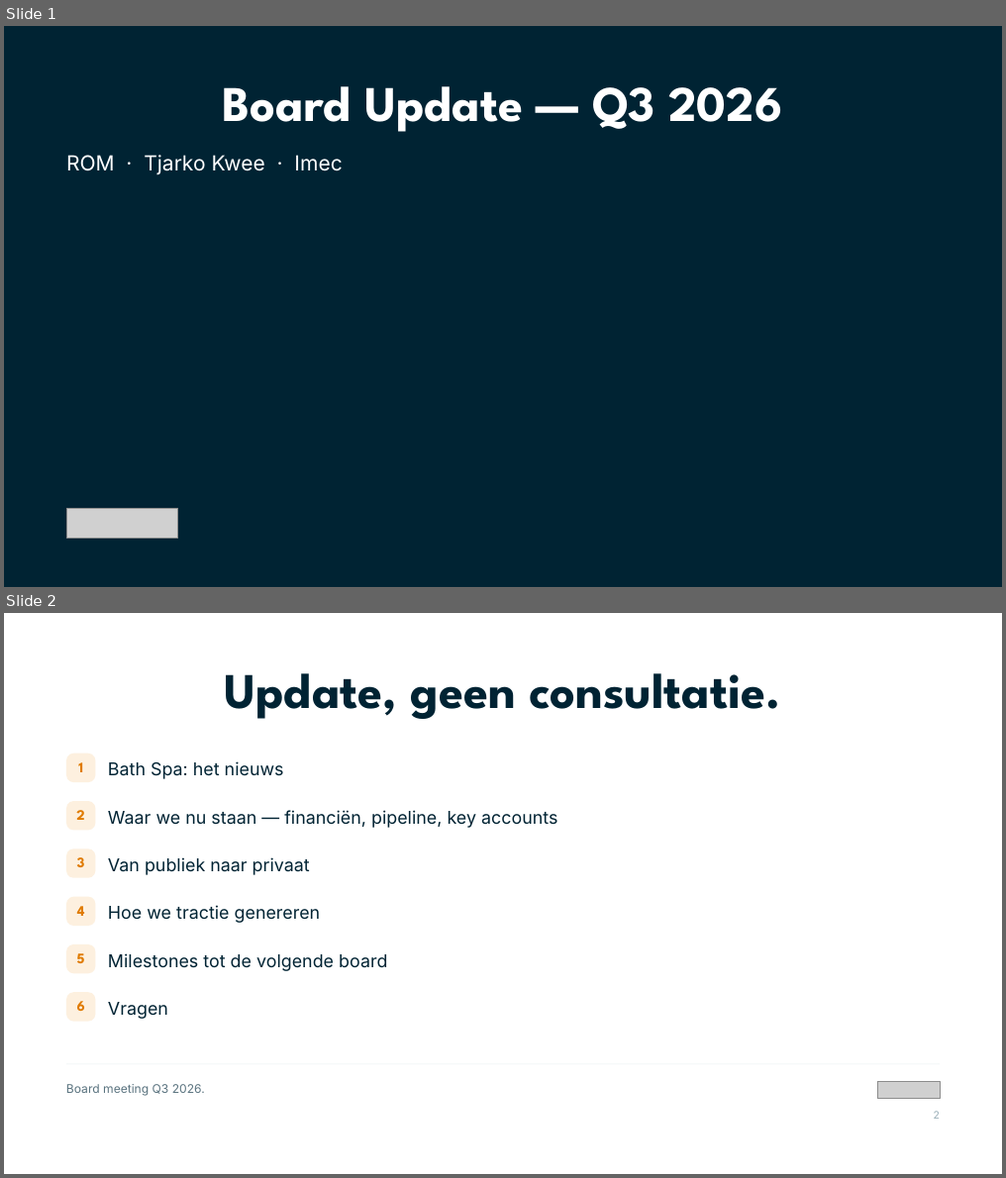
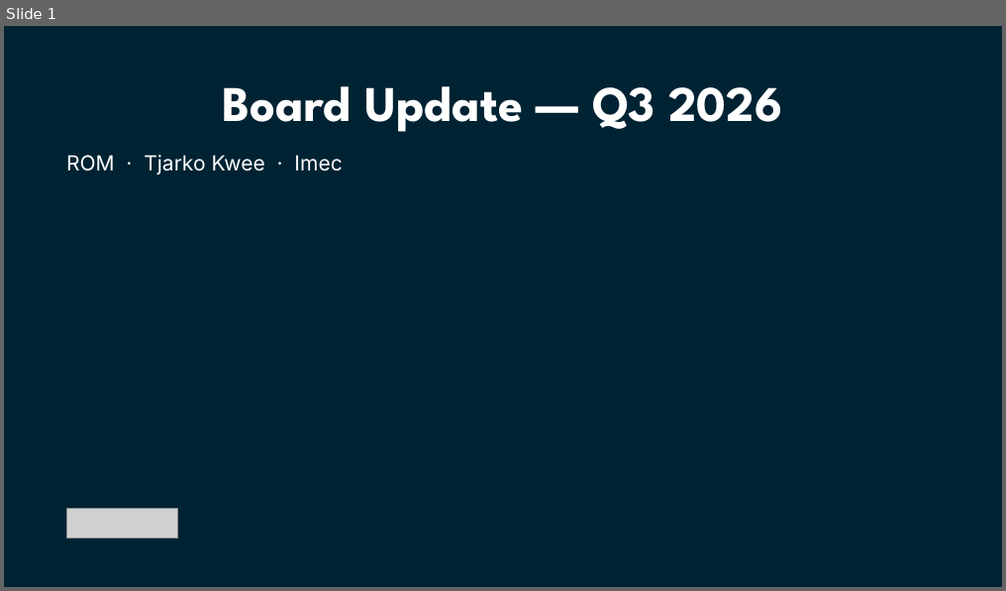
Before and after one commit to Dante-Eduface/Claude, a slide deck: GTM/board-meeting-q3-2026/deck/eduface-board-q3-2026-bewerkbaar.pptx. Shown one above the other, each under a label of ours: slides 1 and 2 before the commit, slide 1 after it. The pictures are 1006x1178 and 1006x591 pixels, drawn with LibreOffice and Linux fonts; fonts in the diff are those of the drawing; grey boxes stand for pictures. Boxes give left, top, right and bottom in pixels: in the first picture for what was removed or moved away, otherwise in the second. Text is boxed around its words. In the diff, an @@ line names an element or a change of style, - is before the commit and + after.

```diff
--- a/GTM/board-meeting-q3-2026/deck/eduface-board-q3-2026-bewerkbaar.pptx
+++ b/GTM/board-meeting-q3-2026/deck/eduface-board-q3-2026-bewerkbaar.pptx
@@ slide 2 removed at (4,613,1002,1174), background #FFFFFF @@
@@ text removed at (225,673,781,719) @@
-Update, geen consultatie.
@@ rounded rectangle removed at (66,754,95,783) @@
@@ text removed at (78,762,83,772) @@
-1
@@ text removed at (108,761,284,779) @@
-Bath Spa: het nieuws
@@ rounded rectangle removed at (66,801,95,830) @@
@@ text removed at (76,810,84,820) @@
-2
@@ text removed at (108,810,557,828) @@
-Waar we nu staan — financiën, pipeline, key accounts
@@ rounded rectangle removed at (66,849,95,878) @@
@@ text removed at (77,858,85,867) @@
-3
@@ text removed at (108,858,310,875) @@
-Van publiek naar privaat
@@ rounded rectangle removed at (66,897,95,926) @@
@@ text removed at (77,906,85,916) @@
-4
@@ text removed at (108,905,321,923) @@
-Hoe we tractie genereren
@@ rounded rectangle removed at (66,945,95,973) @@
@@ text removed at (77,954,85,963) @@
-5
@@ text removed at (108,954,387,971) @@
-Milestones tot de volgende board
@@ rounded rectangle removed at (66,992,95,1022) @@
@@ text removed at (77,1001,85,1011) @@
-6
@@ text removed at (108,1002,168,1019) @@
-Vragen
@@ rectangle removed at (66,1064,940,1065) @@
@@ text removed at (66,1084,205,1096) @@
-Board meeting Q3 2026.
@@ picture removed at (877,1081,940,1099) @@
@@ text removed at (934,1111,940,1119) @@
-2
```
Also in this commit, not shown: 6 slides changed, 6 slides added, 6 other slides removed, 36 other files.
